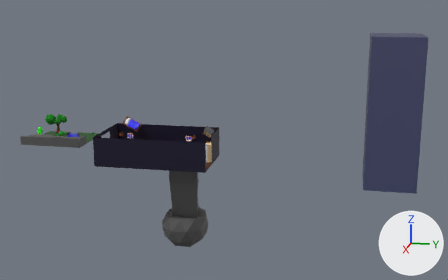
Renders of the glTF model public/models/threeJsScenePotatoPremium.glb from each side of a commit.
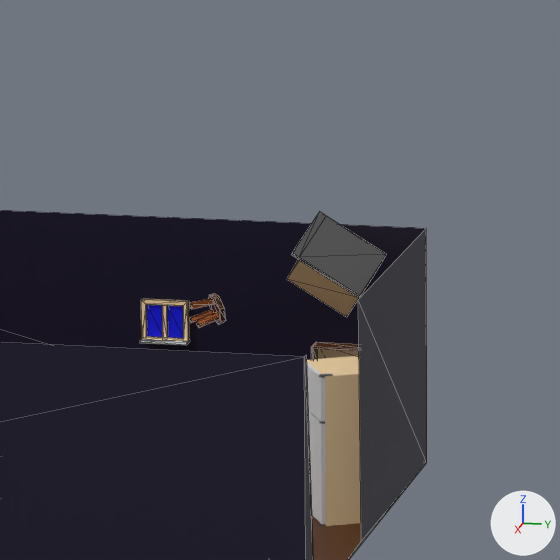
The first picture shows the older version from a 50 mm camera at (258.9, 74.9, 73.9) aimed at (-20.4, 19.0, 4.0). The close-ups show both versions on the part from 38% to 52% of the width and 36% to 59% of the height of that picture; other places that the commit changed are outside them. The axes (+X, +Y, +Z) are drawn at lower right. The lights are the same throughout. The close-ups show mesh edges as thin lines. Where no turn or scale is listed for an object, it has been applied to the vertices.

Names of what the first close-up shows: 'Bookshelf.001', 'Main Menu.002', 'Refrigerator_Door_01.001', 'Stool.005', 'Stove', 'Window Small'.
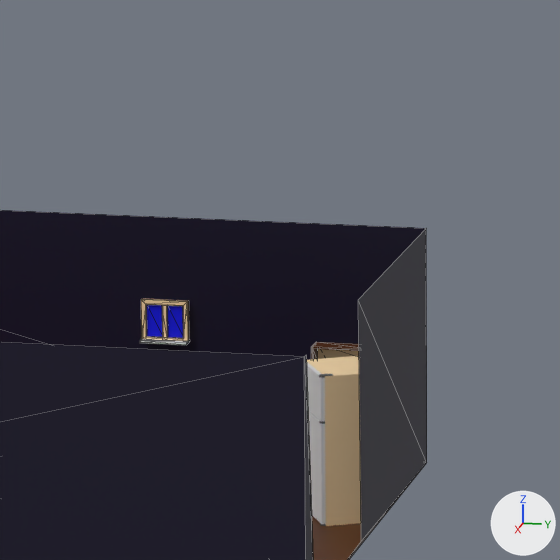
What changed in the scene script:
```text
Remove ob_stove:
    ob_stove = bpy.data.objects.new('Stove', me_stove)
    ob_stove.location = (-6.97, 14.68, 10.81)
Remove ob_stool_005:
    ob_stool_005 = bpy.data.objects.new('Stool.005', me_id68_005)
    ob_stool_005.location = (-8.04, 6.14, 8.26)
```

What differs and where, as boxes [x1, y1, x2, y2] in the close-ups (560 x 560 px):
'Stove', deleted: before [287, 211, 386, 317]
    faces in mat_grey (dark grey #545454): [291, 211, 386, 298]
    faces in mat_beige (beige #ffdfaf): [287, 260, 382, 317]
'Stool.005', deleted (brown): before [189, 293, 226, 328]
    faces in mat_brown_light (brown #974a09): [189, 298, 220, 328]
    faces in mat_brown_001 (brown #512805): [209, 293, 226, 325]
